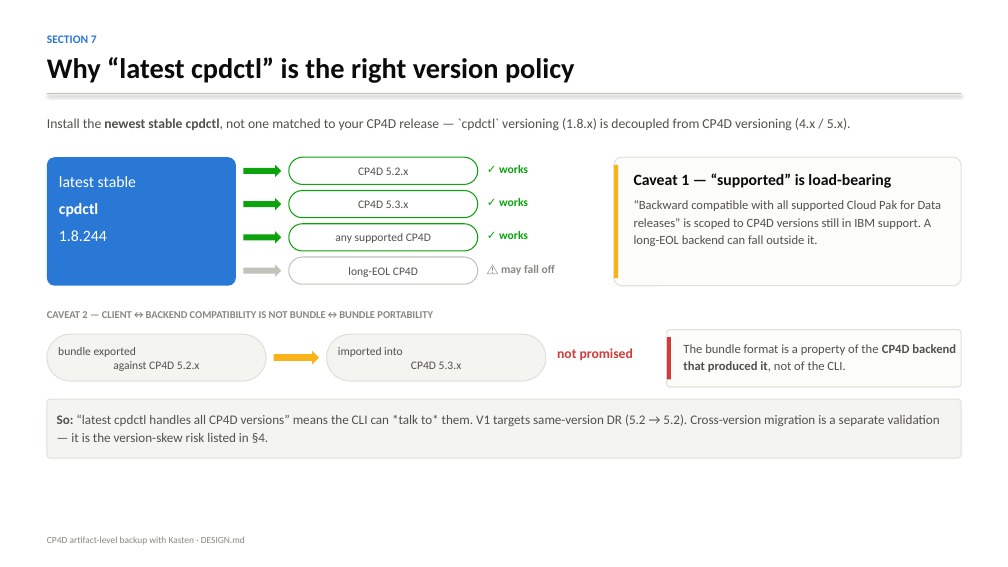
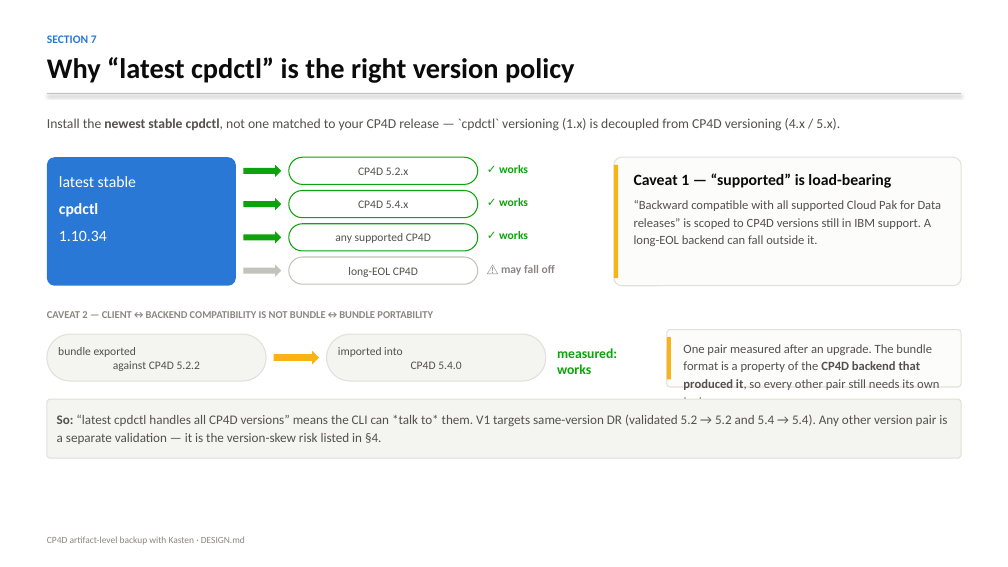
Before and after one commit to michaelcourcy/kasten-claude, a slide deck: slide 8 of cp4d/DESIGN.pptx. Drawn at 1008x567 pixels with LibreOffice and Linux fonts; fonts in the diff are those of the drawing. Boxes give left, top, right and bottom in pixels: in the first picture for what was removed or moved away, otherwise in the second. Text is boxed around its words. In the diff, an @@ line names an element or a change of style, - is before the commit and + after.

```diff
--- a/cp4d/DESIGN.pptx
+++ b/cp4d/DESIGN.pptx
@@ text at (47,118,840,131): text changed @@
-Install the newest stable cpdctl, not one matched to your CP4D release — `cpdctl` versioning (1.8.x) is decoupled from CP4D versioning (4.x / 5.x).
+Install the newest stable cpdctl, not one matched to your CP4D release — `cpdctl` versioning (1.x) is decoupled from CP4D versioning (4.x / 5.x).
@@ text in rounded rectangle at (358,200,409,208): text changed @@
-CP4D 5.3.x
+CP4D 5.4.x
@@ text at (59,231,107,241): text changed @@
-1.8.244
+1.10.34
@@ text in rounded rectangle at (58,347,200,371): text changed @@
-bundle exported
-against CP4D 5.2.x
+bundle exported
+against CP4D 5.2.2
@@ text in rounded rectangle at (338,347,461,369): text changed @@
-imported into
-CP4D 5.3.x
+imported into
+CP4D 5.4.0
@@ text at (557,348,617,374): text changed; text colour #D03B3B to #0CA30C @@
-not promised
+measured: works
@@ rectangle at (667,337,671,380): fill #D03B3B to #FAB219 @@
@@ text at (683,344,939,399): text changed @@
-The bundle format is a property of the CP4D backend that produced it, not of the CLI.
+One pair measured after an upgrade. The bundle format is a property of the CP4D backend that produced it, so every other pair still needs its own test.
@@ text at (57,414,947,444): text changed @@
-So: “latest cpdctl handles all CP4D versions” means the CLI can *talk to* them. V1 targets same-version DR (5.2 → 5.2). Cross-version migration is a separate validation — it is the version-skew risk listed in §4.
+So: “latest cpdctl handles all CP4D versions” means the CLI can *talk to* them. V1 targets same-version DR (validated 5.2 → 5.2 and 5.4 → 5.4). Any other version pair is a separate validation — it is the version-skew risk listed in §4.
```
Also in this commit, not shown: 2 other slides changed, 15 other files.
